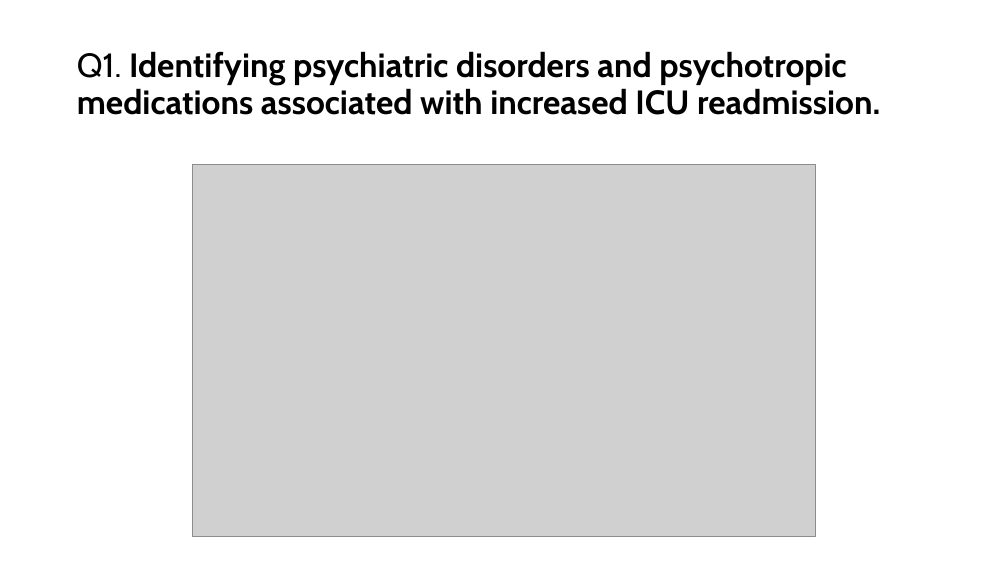
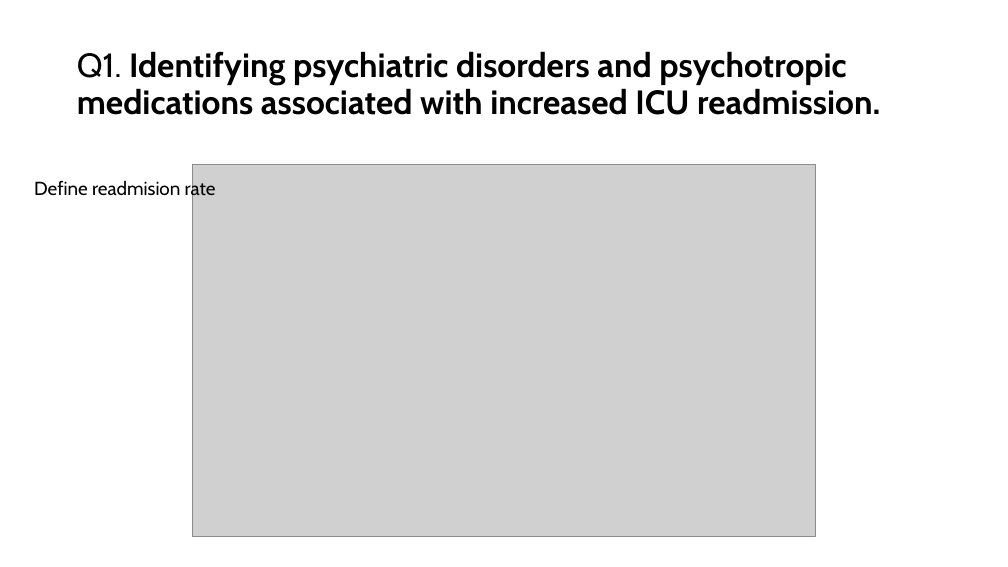
Before and after one commit to datnguyent93/Psychiatric-ICU-Readmission-, a slide deck: slide 3 of Objective4_plan.pptx. Drawn at 1008x567 pixels with LibreOffice and Linux fonts; fonts in the diff are those of the drawing; grey boxes stand for pictures. Boxes give left, top, right and bottom in pixels: in the first picture for what was removed or moved away, otherwise in the second. Text is boxed around its words. In the diff, an @@ line names an element or a change of style, - is before the commit and + after.

```diff
--- a/Objective4_plan.pptx
+++ b/Objective4_plan.pptx
@@ text added at [34, 179, 216, 200], 18 pt, text #000000 @@
+Define readmision rate
```
Also in this commit, not shown: 2 other files.
